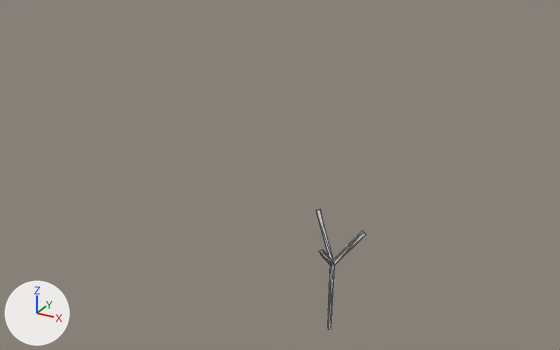
Renders of the glTF model my-portfolio/static/models/trees/Normal-tree/Normal-tree-references.glb from each side of a commit.
The view is the same before and after, from a 50 mm lens placed at (5.51, -5.3, 7.93), pointed at (-2.86, 9.92, 0.32). Lighting does not change. The marker at lower left points along +X, +Y and +Z. The first picture is the older version. Mesh edges are drawn as thin lines. Where no turn or scale is listed for an object, it has been applied to the vertices.

Script lines for the objects in view, before the commit:
```python
me_plane_066 = bpy.data.meshes.new('Plane.066')
me_plane_066.from_pydata(...)  # 28 vertices, 32 faces; spans x -0.36..0.41, y -0.4..0.49, z 0.0..2.16
ob_treebody_033 = bpy.data.objects.new('treeBody.033', me_plane_066)
ob_treebody_033.location = (0.84, 4.96, 0.12)
```
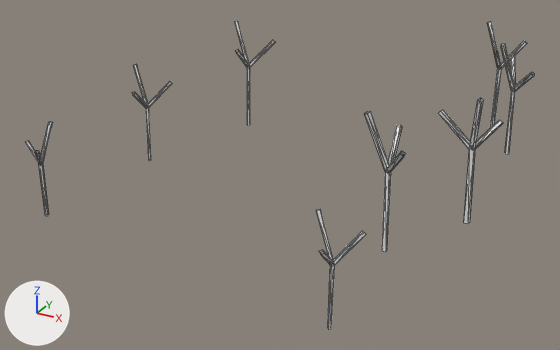
Where the change shows, as pixel boxes (x1, y1, x2, y2) in the pictures (560 x 350 px):
'treeBody.029', added
    after: (364, 111, 406, 252)
'treeBody.028', added
    after: (438, 98, 503, 224)
'treeBody.027', added
    after: (501, 44, 534, 154)
'treeBody.026', added
    after: (488, 22, 527, 127)
'treeBody.025', added
    after: (235, 21, 275, 126)
'treeBody.024', added
    after: (132, 64, 172, 161)
'treeBody.023', added
    after: (26, 122, 53, 216)

Edits to the bpy script that builds the scene:
```text
Add me_plane_038:
    me_plane_038.from_pydata(...)  # 28 vertices, 32 faces; spans x -0.48..0.42, y -0.4..0.84, z 0.0..2.99
Add me_plane_037:
    me_plane_037.from_pydata(...)  # 28 vertices, 32 faces; spans x -0.85..0.46, y -0.52..0.35, z 0.0..2.99
Add me_plane_036:
    me_plane_036.from_pydata(...)  # 28 vertices, 32 faces; spans x -0.42..0.49, y -0.36..0.8, z 0.0..2.99
Add me_plane_035:
    me_plane_035.from_pydata(...)  # 28 vertices, 32 faces; spans x -0.51..0.57, y -0.56..0.69, z 0.0..2.99
Add me_plane_033:
    me_plane_033.from_pydata(...)  # 28 vertices, 32 faces; spans x -0.42..0.48, y -0.47..0.57, z 0.0..2.5
Add me_plane_032:
    me_plane_032.from_pydata(...)  # 28 vertices, 32 faces; spans x -0.4..0.45, y -0.47..0.34, z 0.0..2.16
Add ob_treebody_029:
    ob_treebody_029 = bpy.data.objects.new('treeBody.029', me_plane_038)
    ob_treebody_029.location = (0.64, 7.99, 0.12)
Add ob_treebody_028:
    ob_treebody_028 = bpy.data.objects.new('treeBody.028', me_plane_037)
    ob_treebody_028.location = (1.76, 10.03, 0.12)
Add ob_treebody_027:
    ob_treebody_027 = bpy.data.objects.new('treeBody.027', me_plane_036)
    ob_treebody_027.location = (1.53, 14.51, 0.12)
Add ob_treebody_026:
    ob_treebody_026 = bpy.data.objects.new('treeBody.026', me_plane_035)
    ob_treebody_026.location = (0.64, 16.41, 0.12)
Add ob_treebody_025:
    ob_treebody_025 = bpy.data.objects.new('treeBody.025', me_plane_035.copy())
    ob_treebody_025.location = (-5.65, 13.08, 0.12)
Add ob_treebody_024:
    ob_treebody_024 = bpy.data.objects.new('treeBody.024', me_plane_033)
    ob_treebody_024.location = (-6.53, 9.53, 0.12)
Add ob_treebody_023:
    ob_treebody_023 = bpy.data.objects.new('treeBody.023', me_plane_032)
    ob_treebody_023.location = (-6.58, 5.85, 0.12)
```
